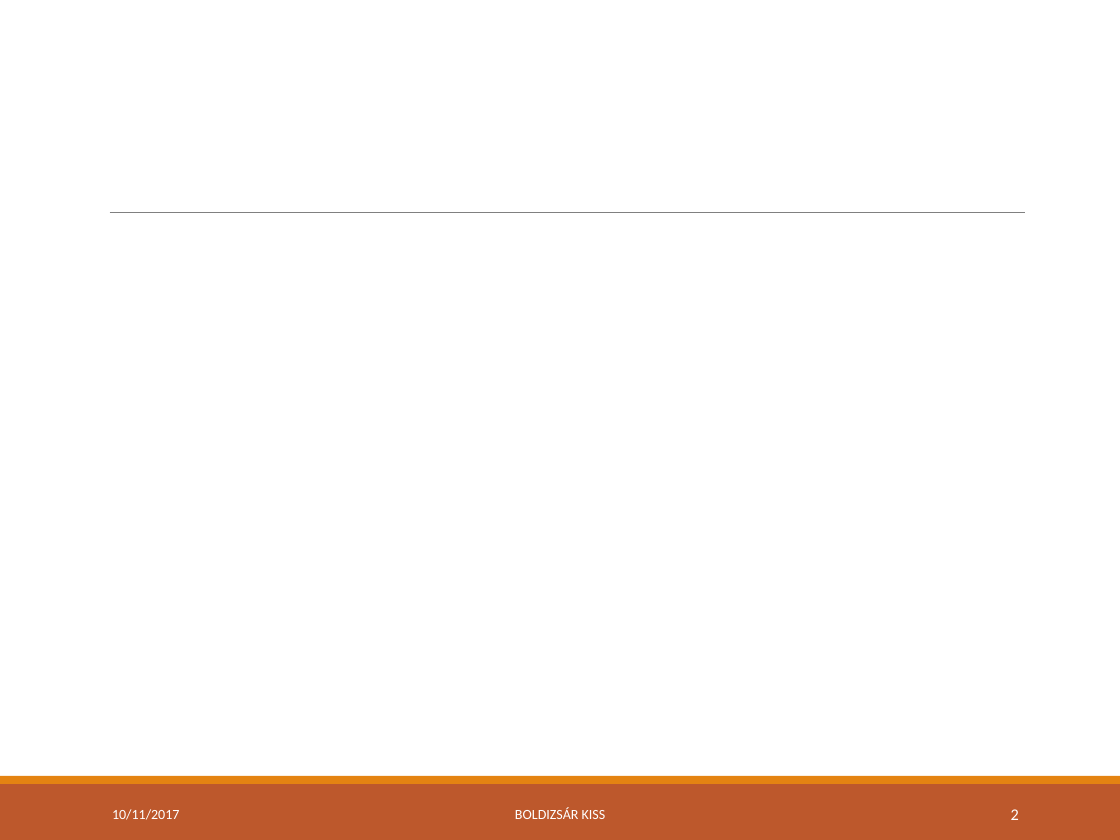
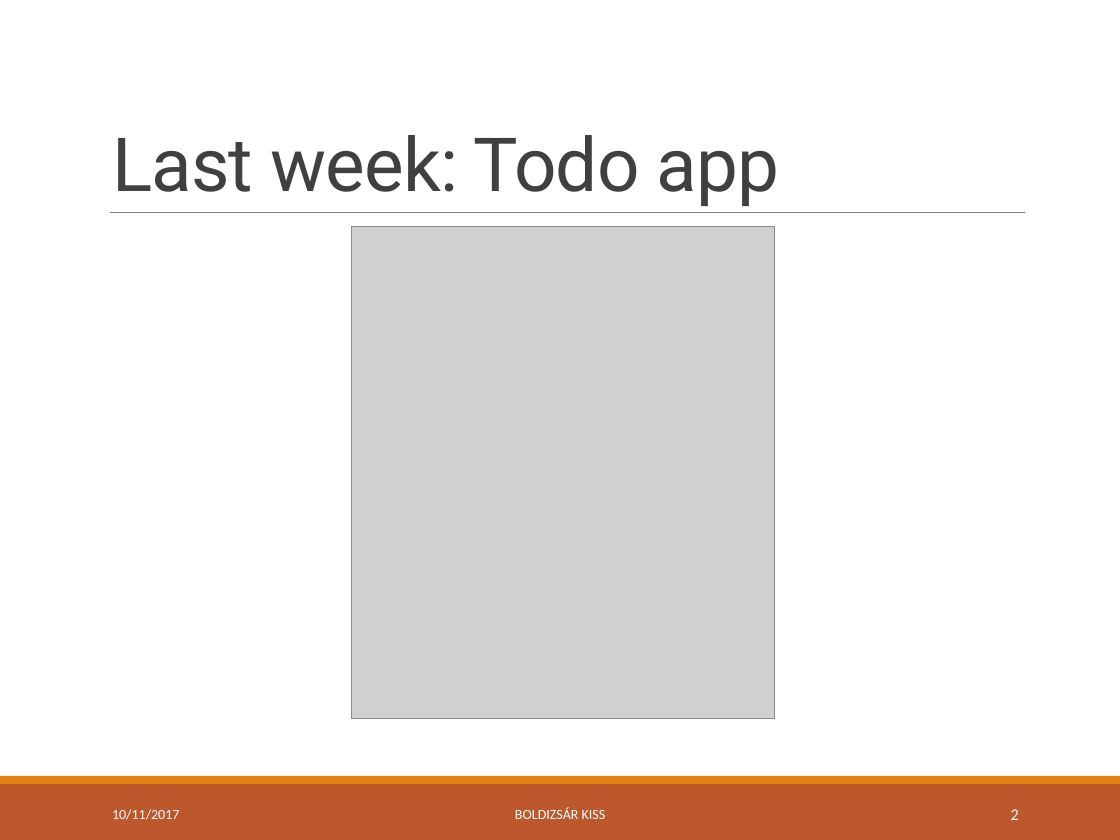
Before and after one commit to green-fox-academy/bpo106, a slide deck: slide 2 of week09/day05/demo/ppt-w09.pptx. Drawn at 1120x840 pixels with LibreOffice and Linux fonts; fonts in the diff are those of the drawing; grey boxes stand for pictures. Boxes give left, top, right and bottom in pixels: in the first picture for what was removed or moved away, otherwise in the second. Text is boxed around its words. In the diff, an @@ line names an element or a change of style, - is before the commit and + after.

```diff
--- a/week09/day05/demo/ppt-w09.pptx
+++ b/week09/day05/demo/ppt-w09.pptx
@@ title added at bbox=[112, 135, 780, 206], 48 pt, text #404040 @@
+Last week: Todo app
@@ picture added at bbox=[352, 226, 775, 719] @@
```
Also in this commit, not shown: 5 other slides changed, 4 slides added, 4 other files.
